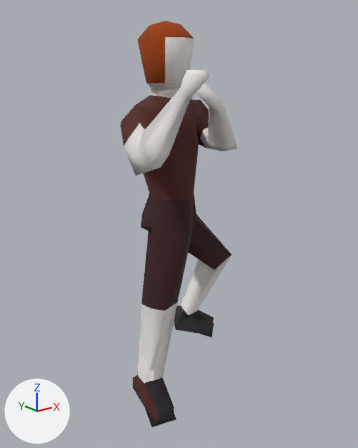
The glTF model src/assets/models/units/enemy.glb, before and after one commit.
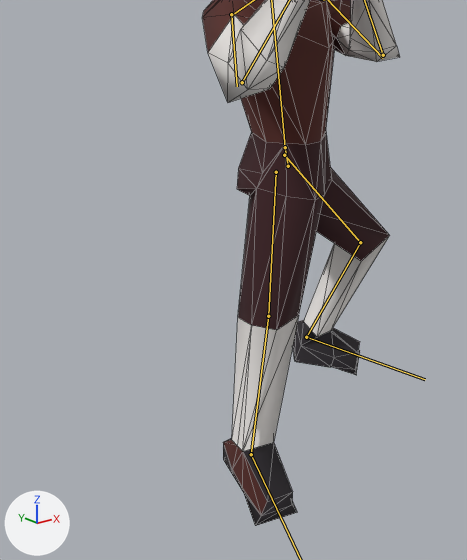
Old and new are each drawn whole from a 50 mm camera at (-1.371, -1.757, 1.444) aimed at (-0.045, -0.1, 0.781) and again close up on the part from 0% to 78% of the width and 26% to 100% of the height. The lights are fixed; the arrows at lower left show +X, +Y and +Z. Both versions are drawn at frame 20 of the action 'Attack'; the numbers are the values there. The bones that bend it are drawn over the model as lines in the close-ups. The close-ups show mesh edges as thin lines.
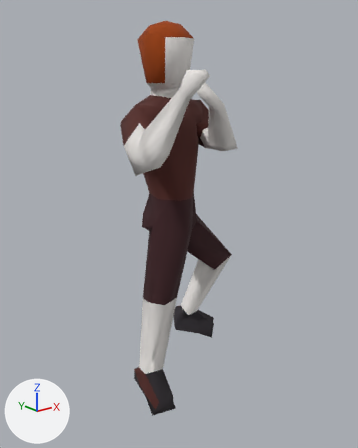
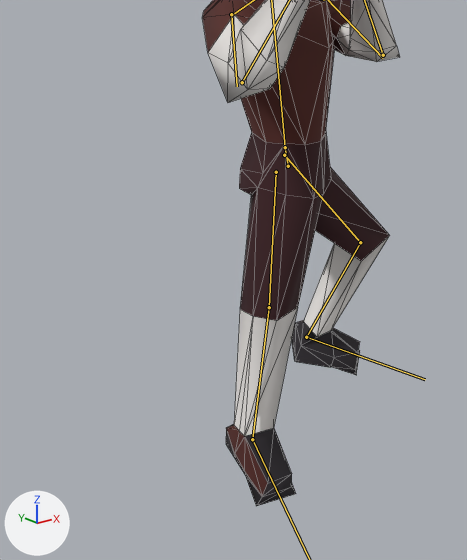
Boxes (x1, y1, x2, y2) around the edits, measured in the close-ups (467 x 560 px):
'Plane.001', posed
    before: (202, 0, 400, 526)
    after: (202, 0, 400, 506)
bone 'Right Leg', root to tip
    before: (276, 172) to (268, 316)
    after: (276, 172) to (269, 307)

What changed in the scene script:
```text
Change bone_right_leg:
    where bone_right_leg = bpy.data.objects['PlayerPose'].pose.bones['Right Leg']  # child of 'Main Bone'
    bone_right_leg.scale: (1.06, 1.06, 1.06) -> (1.0, 1.0, 1.0)
```
